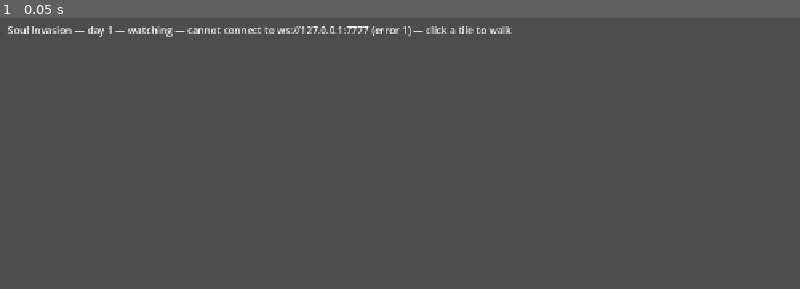
Above: before the commit, frame 1.
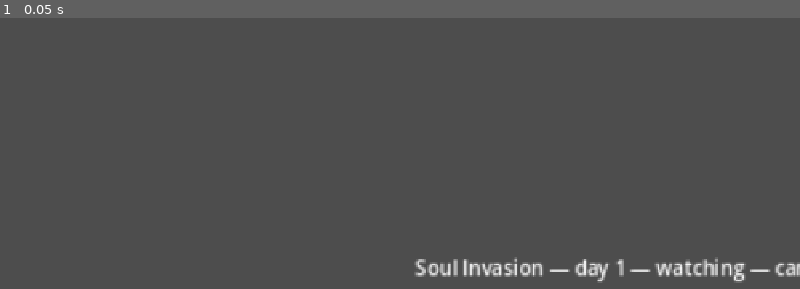
Above: after the commit, the same moment.

Repository: Torof/soul-invasion
Game: Godot game, scene res://main.tscn
Two runs of this game, one before a commit and one after it. Both use one fixed random seed, a clock stepped at 60 frames per second and the inputs below.
Inputs:
- Up to frame 1 (0.05 s): no input

The runs differ from the first frame. In frame 1, 2.6% of the frame differs, in the area x 1-100%, y 2-98%.

Commit message:
feat(client): camera with zoom and pan, retained chunk rendering (#15)
## Summary

Third and last pull request of the "scale" step (1b). Client only.
Opened as a **draft** until the project lead has tried it on screen: the
headless tests cannot see a camera.

## What it does

- **Retained chunk rendering**: each chunk the server sends becomes a
`ChunkView` node; the renderer keeps its draw commands, so the 25 chunks
in view (25 600 tiles) cost nothing per frame until a chunk changes. The
world view itself only redraws bodies and the hover outline.
- **Camera**: a `Camera2D` follows the piloted body, zoom ×2 by default
(tiles 96×48 px on screen). Mouse wheel zooms between ×0.5 and ×4;
dragging with the right or middle button pans and stops following; Space
follows again. The status line says so.
- **Bodies** drawn as standing figures, taller than wide, feet on their
tile — the scale of D31 (one tile, one person).
- `Iso.chunk_of` mirrors `Pos::chunk` on the server (floor division,
negative coordinates), tested.

## Tests

20 client checks (+3). End-to-end run with the real client against the
v2 server passes with no script warnings.

## Declarations

No dependency, protocol, storage or `.github/` change.
`client/project.godot` untouched.

🤖 Generated with [Claude Code](https://claude.com/claude-code)

---------

Co-authored-by: Claude Fable 5.1 <noreply@anthropic.com>

Diff:
--- a/client/main.gd
+++ b/client/main.gd
@@ -44,4 +44,7 @@
 
 func _refresh() -> void:
 	var who := "body %d" % _body if _body >= 0 else "watching"
-	_status.text = "Soul Invasion — day %d — %s — %s — click a tile to walk" % [_day, who, _state]
+	_status.text = (
+		"Soul Invasion — day %d — %s — %s — click: walk · wheel: zoom · right-drag: pan · space: follow"
+		% [_day, who, _state]
+	)
--- a/client/main.tscn
+++ b/client/main.tscn
@@ -16,6 +16,9 @@
 [node name="WorldView" type="Node2D" parent="."]
 script = ExtResource("2_world")
 
+[node name="Camera" type="Camera2D" parent="WorldView"]
+zoom = Vector2(2, 2)
+
 [node name="Status" type="Label" parent="."]
 layout_mode = 1
 anchors_preset = 10
--- a/client/tests/run_tests.gd
+++ b/client/tests/run_tests.gd
@@ -15,6 +15,7 @@
 	_test_iso_round_trip()
 	_test_iso_neighbours_are_distinct()
 	_test_main_scene_lets_clicks_reach_the_world()
+	_test_chunk_of_matches_the_server()
 	print("client tests: %d checks, %d failures" % [_checks, _failures])
 	quit(1 if _failures > 0 else 0)
 
@@ -83,3 +84,11 @@
 	var end := text.find("[node ", start + 1)
 	var main_block := text.substr(start, end - start if end >= 0 else -1)
 	_check(main_block.contains("mouse_filter = 2"), "Main node ignores mouse events (MOUSE_FILTER_IGNORE)")
+
+
+func _test_chunk_of_matches_the_server() -> void:
+	# Must agree with `Pos::chunk` on the server: floor division, chunk (0, 0)
+	# holding tiles 0..32.
+	_check(Iso.chunk_of(Vector2i(0, 0), 32) == Vector2i(0, 0), "tile (0, 0) is in chunk (0, 0)")
+	_check(Iso.chunk_of(Vector2i(31, 32), 32) == Vector2i(0, 1), "tile (31, 32) is in chunk (0, 1)")
+	_check(Iso.chunk_of(Vector2i(-1, -33), 32) == Vector2i(-1, -2), "negative tiles floor")
--- /dev/null
+++ b/client/world/chunk_view.gd
@@ -0,0 +1,33 @@
+class_name ChunkView
+extends Node2D
+## Draws one chunk of ground. Its draw commands are retained by the
+## renderer, so the tiles cost nothing per frame until the chunk changes.
+
+const COLORS := {
+	"grass": Color(0.45, 0.62, 0.30),
+	"forest": Color(0.22, 0.40, 0.20),
+	"water": Color(0.25, 0.45, 0.70),
+	"ford": Color(0.55, 0.60, 0.50),
+	"rock": Color(0.48, 0.45, 0.42),
+}
+
+var _origin := Vector2i.ZERO
+var _size := 32
+var _tiles: Array = []
+
+
+## Sets the chunk's tiles; `origin` is its north-west tile.
+func show_tiles(origin: Vector2i, size: int, tiles: Array) -> void:
+	_origin = origin
+	_size = size
+	_tiles = tiles
+	queue_redraw()
+
+
+func _draw() -> void:
+	for y in _size:
+		for x in _size:
+			var terrain: String = str(_tiles[y * _size + x])
+			draw_colored_polygon(
+				Iso.diamond(_origin.x + x, _origin.y + y), COLORS.get(terrain, Color.MAGENTA)
+			)
--- a/client/world/iso.gd
+++ b/client/world/iso.gd
@@ -22,6 +22,13 @@
 	return Vector2i(floori((fx + fy) / 2.0 + 0.5), floori((fy - fx) / 2.0 + 0.5))
 
 
+## The chunk holding a tile, for any sign of coordinates. Must agree with
+## `Pos::chunk` on the server: floor division, chunk (0, 0) holding tiles
+## 0..size.
+static func chunk_of(tile: Vector2i, size: int) -> Vector2i:
+	return Vector2i(floori(float(tile.x) / size), floori(float(tile.y) / size))
+
+
 ## The four corners of the diamond for tile (x, y), clockwise from the top.
 static func diamond(x: int, y: int) -> PackedVector2Array:
 	var c := tile_to_screen(x, y)
--- a/client/world/world_view.gd
+++ b/client/world/world_view.gd
@@ -1,38 +1,52 @@
 class_name WorldView
 extends Node2D
-## Draws the valley and its bodies in provisional isometric graphics, and
-## turns clicks into `move_to` intentions. Everything shown comes from the
-## server; nothing is decided here (D03, D05).
-
-const COLORS := {
-	"grass": Color(0.45, 0.62, 0.30),
-	"forest": Color(0.22, 0.40, 0.20),
-	"water": Color(0.25, 0.45, 0.70),
-	"ford": Color(0.55, 0.60, 0.50),
-	"rock": Color(0.48, 0.45, 0.42),
-}
+## Shows the ground the server sent (one ChunkView per chunk) and the
+## bodies in it, drives the camera, and turns clicks into `move_to`
+## intentions. Everything shown comes from the server; nothing is
+## decided here (D03, D05).
+##
+## Camera: mouse wheel zooms, dragging with the right or middle button
+## pans, Space goes back to following the piloted body.
+
 const BODY_COLOR := Color(0.90, 0.80, 0.60)
 const PILOTED_COLOR := Color(1.0, 0.55, 0.20)
-const WALK_SPEED := 10.0  # tiles per second, for the visual glide only
+const TARGET_COLOR := Color(1.0, 0.85, 0.30, 0.9)
+## Seconds a body is assumed to take per step before its pace is measured.
+const DEFAULT_STEP_SECONDS := 0.7
+const ZOOM_MIN := 0.5
+const ZOOM_MAX := 4.0
+const ZOOM_STEP := 1.25
+const DEFAULT_ZOOM := 2.0
+
+@onready var _camera: Camera2D = $Camera
 
 var _width := 0
 var _height := 0
 var _chunk_size := 32
-## chunk position -> Array of tiles, row by row (only the chunks the server sent)
+## chunk position -> ChunkView (only the chunks the server sent)
 var _chunks: Dictionary = {}
-## body id -> {"tile": Vector2i, "shown": Vector2 (screen, glides)}
+## body id -> {"tile": Vector2i, "shown": Vector2 (screen, glides),
+##   "step": seconds per step as measured, "last_move": msec of the last move}
+## The glide lasts one measured step, so a walking body never stops between
+## tiles: it is always one step behind the server, and continuous.
 var _bodies: Dictionary = {}
 var _piloted := -1
-var _centered := false
+## Where the piloted body was asked to go, highlighted until it gets there.
+var _target := Vector2i(-1, -1)
+## The camera follows the piloted body until the player drags it.
+var _following := true
+var _dragging := false
 var _hover := Vector2i(-1, -1)
 
 
 func _ready() -> void:
+	_camera.zoom = Vector2.ONE * DEFAULT_ZOOM
 	Net.world_state.connect(_on_world_state)
 	Net.chunk.connect(_on_chunk)
 	Net.chunk_hidden.connect(_on_chunk_hidden)
 	Net.body_moved.connect(_on_body_moved)
 	Net.body_left.connect(_on_body_left)
+	Net.move_refused.connect(func(_body: int, _x: int, _y: int) -> void: _clear_target())
 	Net.connected.connect(func(_tick: int, body: int) -> void: _piloted = body)
 
 
@@ -40,30 +54,44 @@
 	_width = width
 	_height = height
 	_chunk_size = chunk_size
+	for chunk: ChunkView in _chunks.values():
+		chunk.queue_free()
 	_chunks.clear()
 	_bodies.clear()
-	_centered = false
+	_following = true
 	queue_redraw()
 
 
 func _on_chunk(x: int, y: int, tiles: Array, bodies: Array) -> void:
-	_chunks[Vector2i(x, y)] = tiles
+	var key := Vector2i(x, y)
+	var view: ChunkView = _chunks.get(key)
+	if view == null:
+		view = ChunkView.new()
+		view.z_index = -1  # ground below bodies and the hover outline
+		add_child(view)
+		_chunks[key] = view
+	view.show_tiles(key * _chunk_size, _chunk_size, tiles)
 	for b in bodies:
 		_place(int(b.get("id", -1)), Vector2i(int(b.get("x", 0)), int(b.get("y", 0))))
 	queue_redraw()
 
 
 func _on_chunk_hidden(x: int, y: int) -> void:
-	var chunk := Vector2i(x, y)
-	_chunks.erase(chunk)
+	var key := Vector2i(x, y)
+	var view: ChunkView = _chunks.get(key)
+	if view != null:
+		view.queue_free()
+		_chunks.erase(key)
 	for id in _bodies.keys():
-		if _chunk_of(_bodies[id]["tile"]) == chunk:
+		if Iso.chunk_of(_bodies[id]["tile"], _chunk_size) == key:
 			_bodies.erase(id)
 	queue_redraw()
 
 
 func _on_body_moved(body: int, x: int, y: int, _tick: int) -> void:
 	_place(body, Vector2i(x, y))
+	if body == _piloted and Vector2i(x, y) == _target:
+		_clear_target()
 	queue_redraw()
 
 
@@ -72,20 +100,36 @@
 	queue_redraw()
 
 
-## Puts a body on a tile, gliding there if it was already shown. The view
-## centres on the piloted body the first time it is seen.
+## Puts a body on a tile, gliding there if it was already shown, at the
+## pace measured between its last two moves.
 func _place(body: int, tile: Vector2i) -> void:
+	var now := Time.get_ticks_msec()
 	if _bodies.has(body):
-		_bodies[body]["tile"] = tile
+		var entry: Dictionary = _bodies[body]
+		entry["tile"] = tile
+		if entry["last_move"] >= 0:
+			var measured: float = clampf((now - entry["last_move"]) / 1000.0, 0.05, 3.0)
+			entry["step"] = lerpf(entry["step"], measured, 0.5)
+		entry["last_move"] = now
 	else:
-		_bodies[body] = {"tile": tile, "shown": Iso.tile_to_screen(tile.x, tile.y)}
-	if body == _piloted and not _centered:
-		_centered = true
-		_center_camera(tile)
-
-
-func _chunk_of(tile: Vector2i) -> Vector2i:
-	return Vector2i(floori(float(tile.x) / _chunk_size), floori(float(tile.y) / _chunk_size))
+		_bodies[body] = {
+			"tile": tile,
+			"shown": Iso.tile_to_screen(tile.x, tile.y),
+			"step": DEFAULT_STEP_SECONDS,
+			"last_move": -1,
+		}
+		if body == _piloted:
+			_camera.position = _bodies[body]["shown"]
+
+
+func _clear_target() -> void:
+	_target = Vector2i(-1, -1)
+	queue_redraw()
+
+
+## Zoom clamped to the allowed range.
+static func clamp_zoom(zoom: float) -> float:
+	return clampf(zoom, ZOOM_MIN, ZOOM_MAX)
 
 
 func _process(delta: float) -> void:
@@ -95,44 +139,60 @@
 		var target: Vector2 = Iso.tile_to_screen(entry["tile"].x, entry["tile"].y)
 		var shown: Vector2 = entry["shown"]
 		if shown.distance_to(target) > 0.5:
-			entry["shown"] = shown.move_toward(target, WALK_SPEED * Iso.TILE_W * delta)
+			# One tile's width per measured step: a straight step covers
+			# TILE_W, so the glide ends when the next move is due.
+			var speed: float = Iso.TILE_W / entry["step"]
+			entry["shown"] = shown.move_toward(target, speed * delta)
 			moving = true
+	if _following and _bodies.has(_piloted):
+		_camera.position = _bodies[_piloted]["shown"]
 	if moving:
 		queue_redraw()
 
 
 func _unhandled_input(event: InputEvent) -> void:
 	if event is InputEventMouseMotion:
+		if _dragging:
+			_camera.position -= event.relative / _camera.zoom.x
 		var tile := Iso.screen_to_tile(get_local_mouse_position())
 		if tile != _hover:
 			_hover = tile
 			queue_redraw()
-	elif event is InputEventMouseButton and event.pressed and event.button_index == MOUSE_BUTTON_LEFT:
-		var tile := Iso.screen_to_tile(get_local_mouse_position())
-		if _in_map(tile):
-			Net.send_move_to(tile.x, tile.y)
+	elif event is InputEventMouseButton:
+		match event.button_index:
+			MOUSE_BUTTON_LEFT:
+				if event.pressed:
+					var tile := Iso.screen_to_tile(get_local_mouse_position())
+					if _in_map(tile) and Net.body >= 0:
+						Net.send_move_to(tile.x, tile.y)
+						_target = tile
+						queue_redraw()
+			MOUSE_BUTTON_RIGHT, MOUSE_BUTTON_MIDDLE:
+				_dragging = event.pressed
+				if event.pressed:
+					_following = false
+			MOUSE_BUTTON_WHEEL_UP:
+				if event.pressed:
+					_zoom_by(ZOOM_STEP)
+			MOUSE_BUTTON_WHEEL_DOWN:
+				if event.pressed:
+					_zoom_by(1.0 / ZOOM_STEP)
+	elif event is InputEventKey and event.pressed and event.keycode == KEY_SPACE:
+		_following = true
+
+
+func _zoom_by(factor: float) -> void:
+	var zoom := clamp_zoom(_camera.zoom.x * factor)
+	_camera.zoom = Vector2.ONE * zoom
 
 
 func _in_map(tile: Vector2i) -> bool:
 	return tile.x >= 0 and tile.y >= 0 and tile.x < _width and tile.y < _height
 
 
-func _center_camera(tile: Vector2i) -> void:
-	var centre := Iso.tile_to_screen(tile.x, tile.y)
-	position = get_viewport_rect().size / 2.0 - centre
-
-
 func _draw() -> void:
-	# Chunks from far to near so nearer rows overlap farther ones.
-	var chunks := _chunks.keys()
-	chunks.sort_custom(func(a: Vector2i, b: Vector2i) -> bool: return a.x + a.y < b.x + b.y)
-	for chunk: Vector2i in chunks:
-		var tiles: Array = _chunks[chunk]
-		var origin := chunk * _chunk_size
-		for y in _chunk_size:
-			for x in _chunk_size:
-				var terrain: String = str(tiles[y * _chunk_size + x])
-				draw_colored_polygon(Iso.diamond(origin.x + x, origin.y + y), COLORS.get(terrain, Color.MAGENTA))
+	if _in_map(_target):
+		draw_polyline(_closed(Iso.diamond(_target.x, _target.y)), TARGET_COLOR, 2.5)
 	if _in_map(_hover):
 		draw_polyline(_closed(Iso.diamond(_hover.x, _hover.y)), Color(1, 1, 1, 0.6), 1.5)
 	# Bodies, far to near so nearer ones overlap farther ones.
@@ -144,8 +204,12 @@
 	for id: int in ids:
 		var shown: Vector2 = _bodies[id]["shown"]
 		var color := PILOTED_COLOR if id == _piloted else BODY_COLOR
-		draw_circle(shown + Vector2(0, -6), 7.0, color)
-		draw_circle(shown + Vector2(0, -6), 7.0, Color.BLACK, false, 1.5)
+		# A standing figure: taller than wide, feet on the tile's centre.
+		var feet := shown + Vector2(0, 2)
+		draw_rect(Rect2(feet + Vector2(-4, -22), Vector2(8, 20)), color)
+		draw_rect(Rect2(feet + Vector2(-4, -22), Vector2(8, 20)), Color.BLACK, false, 1.0)
+		draw_circle(feet + Vector2(0, -26), 4.5, color)
+		draw_circle(feet + Vector2(0, -26), 4.5, Color.BLACK, false, 1.0)
 
 
 static func _closed(points: PackedVector2Array) -> PackedVector2Array:
Not shown, added: client/world/chunk_view.gd.uid
